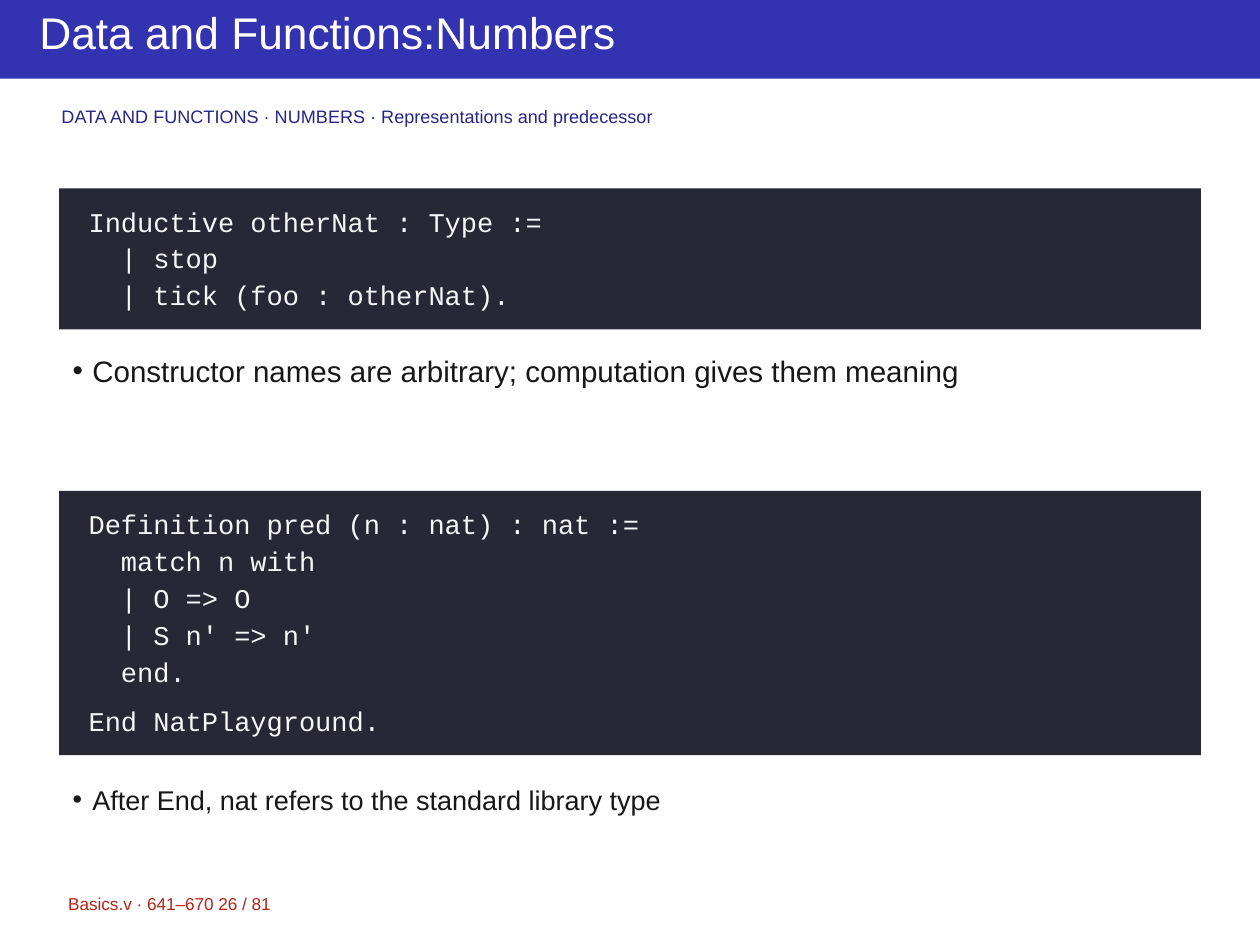
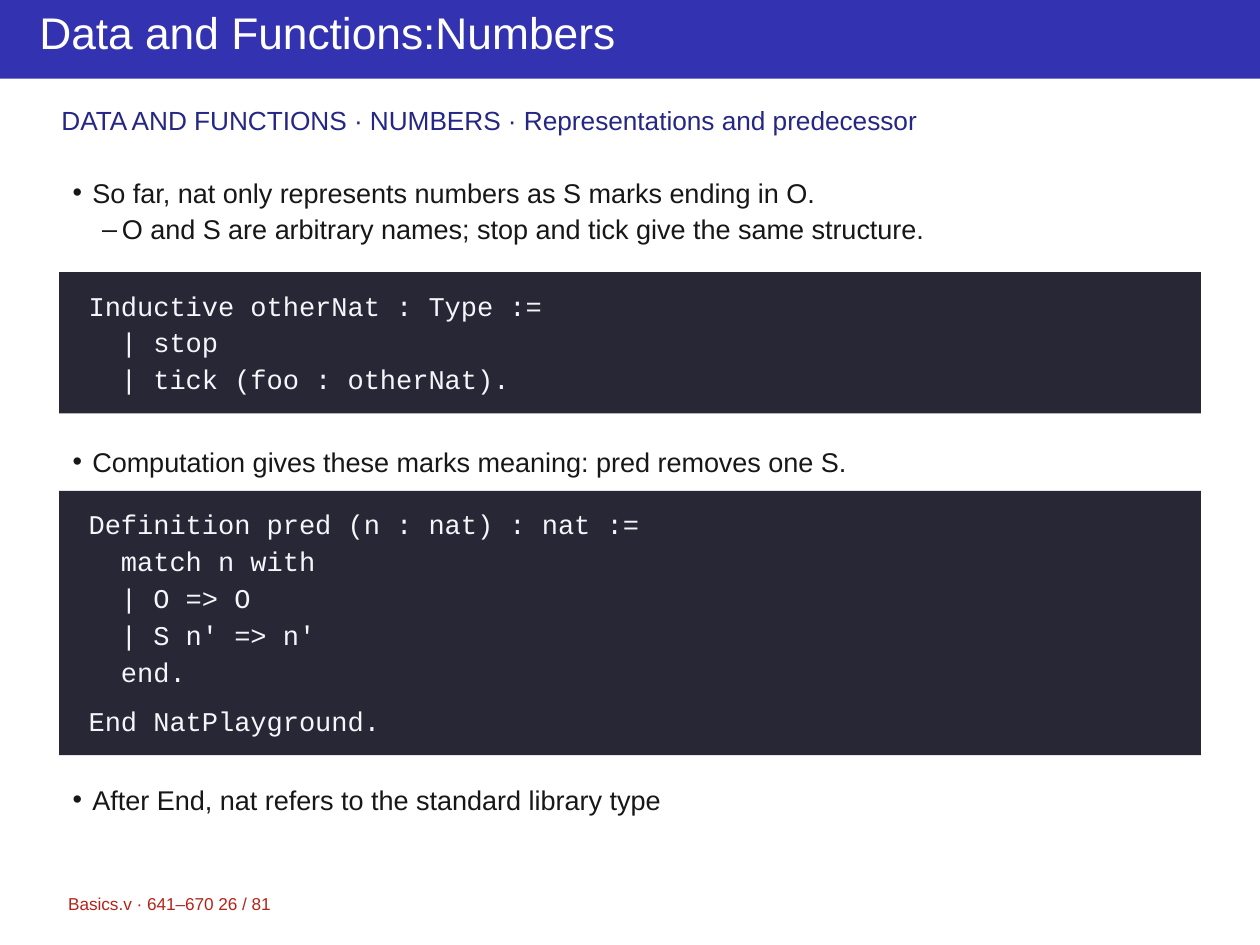
Before and after one commit to yuanruizhang5a/ppt-master, a slide deck: slide 26 of projects/course-rocq/Basics-2.pptx. Drawn at 1260x945 pixels with LibreOffice and Linux fonts; fonts in the diff are those of the drawing. Boxes give left, top, right and bottom in pixels: in the first picture for what was removed or moved away, otherwise in the second. Text is boxed around its words. In the diff, an @@ line names an element or a change of style, - is before the commit and + after.

```diff
--- a/projects/course-rocq/Basics-2.pptx
+++ b/projects/course-rocq/Basics-2.pptx
@@ text "DATA AND FUNCTIONS · NUMBERS ..." at [61, 111, 917, 136]: size 11 to 16 pt; line spacing 12.1pt to 17.6pt @@
@@ text added at [92, 183, 924, 244], 16.5 pt, text #171717 @@
+• So far, nat only represents numbers as S marks ending in O.
+  – O and S are arbitrary names; stop and tick give the same structure.
@@ rectangle: place and size @@
-rectangle at [59, 188, 1201, 329]
+rectangle at [59, 272, 1201, 413]
@@ text "Inductive otherNat : Type := ...": place and size @@
-text "Inductive otherNat : Type := ..." at [89, 213, 510, 311]
+text "Inductive otherNat : Type := ..." at [89, 296, 510, 395]
@@ text at [92, 452, 846, 477]: text changed; size 18 to 16.5 pt @@
-• Constructor names are arbitrary; computation gives them meaning
+• Computation gives these marks meaning: pred removes one S.
```
Also in this commit, not shown: 80 other slides changed, 7 other files.
